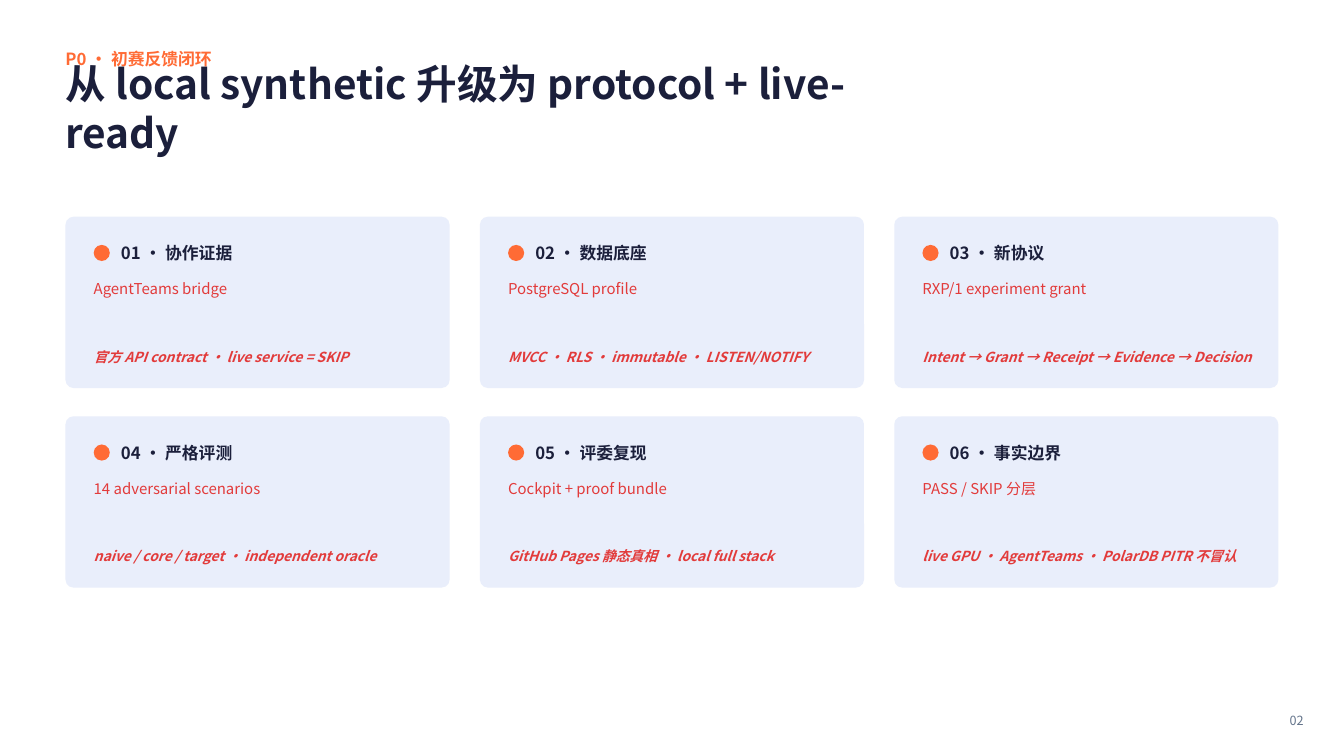
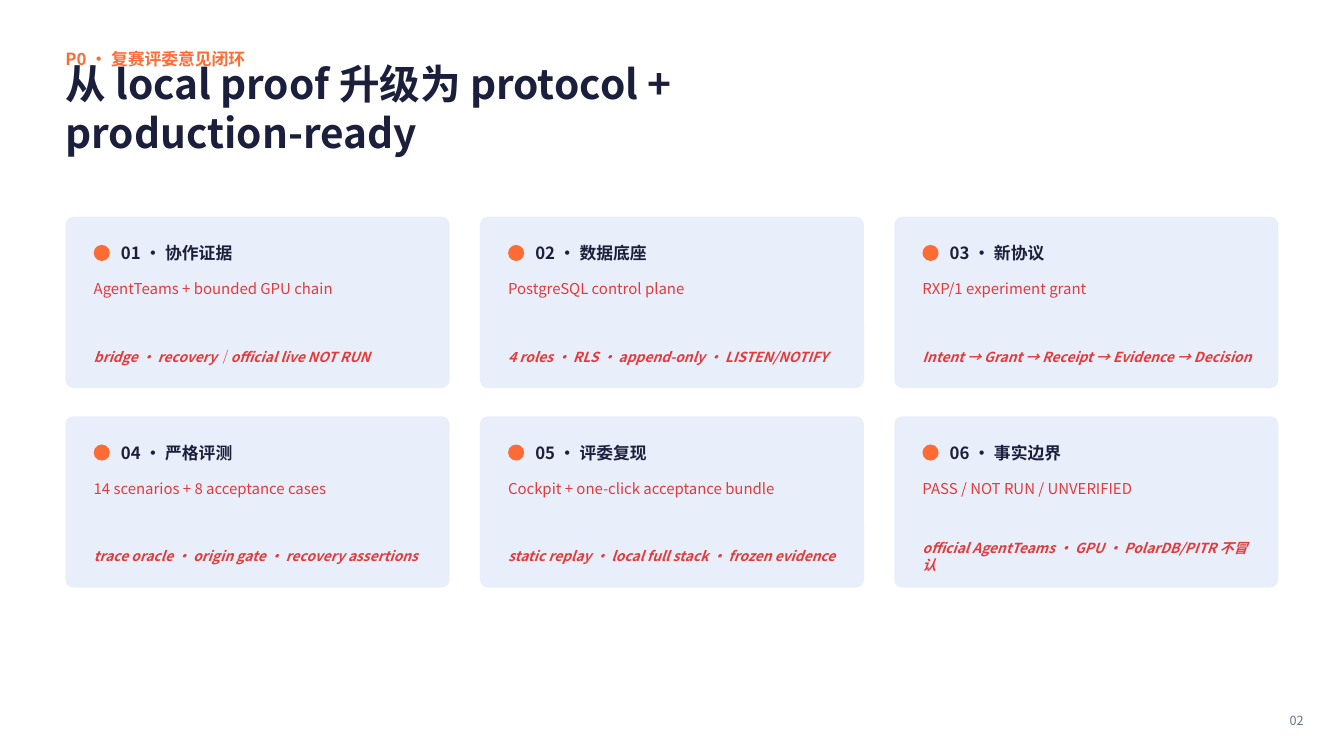
Before and after one commit to Sorasky681/ego_agent_infra_secure_memory, a slide deck: slide 2 of submission/EgoAgentOS_GOAI_Agent_Infra_复赛方案.pptx. Drawn at 1344x756 pixels with LibreOffice and Linux fonts; fonts in the diff are those of the drawing. Boxes give left, top, right and bottom in pixels: in the first picture for what was removed or moved away, otherwise in the second. Text is boxed around its words. In the diff, an @@ line names an element or a change of style, - is before the commit and + after.

Commit message:
Finalize semifinal judge evidence package

```diff
--- a/submission/EgoAgentOS_GOAI_Agent_Infra_复赛方案.pptx
+++ b/submission/EgoAgentOS_GOAI_Agent_Infra_复赛方案.pptx
@@ text at (65, 58, 638, 157): text changed @@
-从 local synthetic 升级为 protocol + live-ready
+从 local proof 升级为 protocol + production-ready
@@ text at (65, 50, 245, 70): text changed @@
-P0 · 初赛反馈闭环
+P0 · 复赛评委意见闭环
@@ text at (94, 282, 332, 298): text changed @@
-AgentTeams bridge
+AgentTeams + bounded GPU chain
@@ text at (508, 282, 684, 298): text changed @@
-PostgreSQL profile
+PostgreSQL control plane
@@ text at (94, 350, 370, 366): text changed @@
-官方 API contract · live service = SKIP
+bridge · recovery｜official live NOT RUN
@@ text at (508, 351, 828, 365): text changed @@
-MVCC · RLS · immutable · LISTEN/NOTIFY
+4 roles · RLS · append-only · LISTEN/NOTIFY
@@ text at (94, 482, 326, 498): text changed @@
-14 adversarial scenarios
+14 scenarios + 8 acceptance cases
@@ text at (508, 482, 774, 498): text changed @@
-Cockpit + proof bundle
+Cockpit + one-click acceptance bundle
@@ text at (922, 483, 1132, 494): text changed @@
-PASS / SKIP 分层
+PASS / NOT RUN / UNVERIFIED
@@ text at (94, 550, 418, 565): text changed @@
-naive / core / target · independent oracle
+trace oracle · origin gate · recovery assertions
@@ text at (508, 550, 836, 564): text changed @@
-GitHub Pages 静态真相 · local full stack
+static replay · local full stack · frozen evidence
@@ text at (922, 542, 1248, 571): text changed @@
-live GPU · AgentTeams · PolarDB PITR 不冒认
+official AgentTeams · GPU · PolarDB/PITR 不冒认
```
Also in this commit, not shown: 6 other slides changed, 24 other files.
